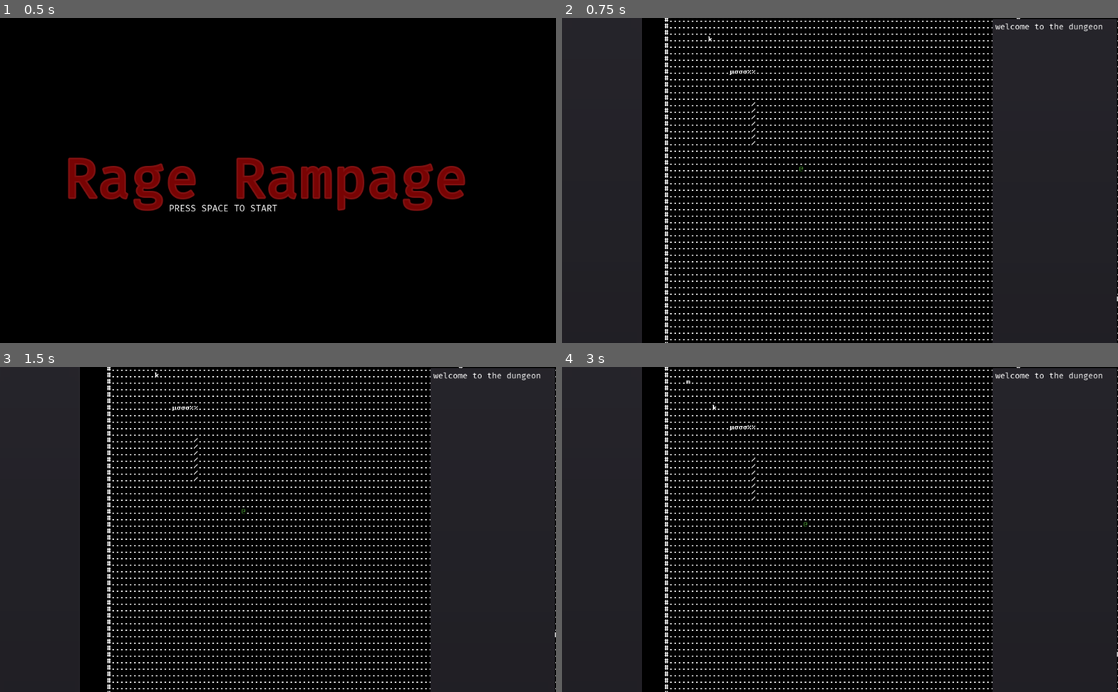
Above: before the commit, frames 1-4 (two rows, left to right).
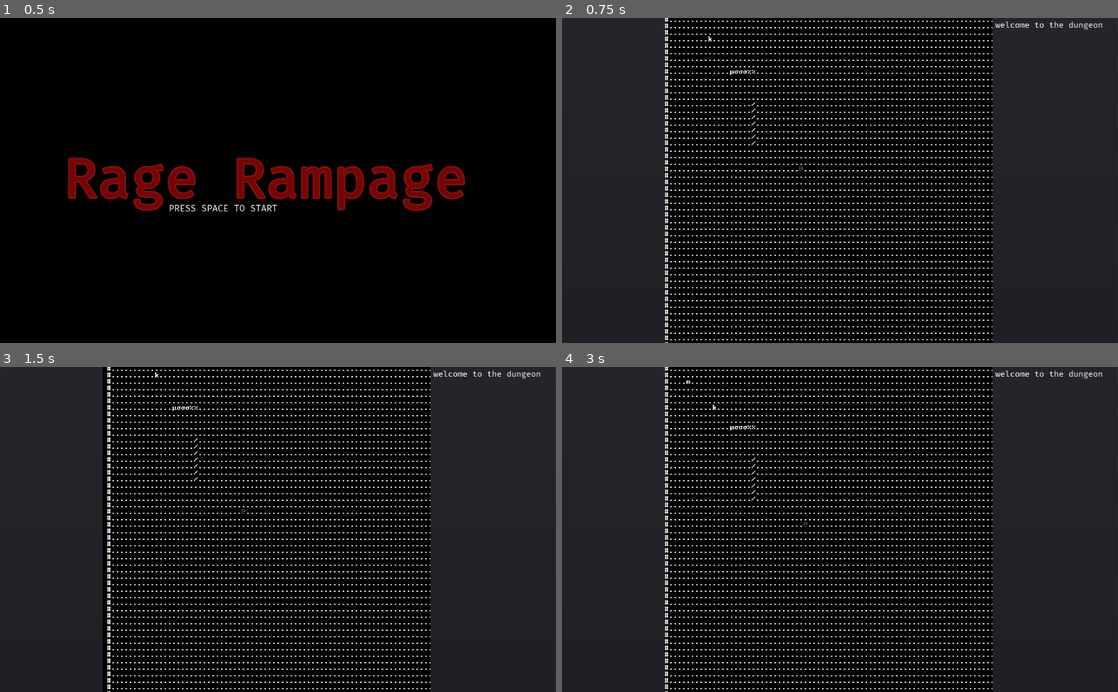
Above: after the commit, the same moments.

Repository: redxaxder/7DRL2022
Game: Godot game, scene res://scenes/root.tscn
Same seed, same stepped clock (60 frames per second), same inputs: the game is played once before the commit and once after it.
Inputs:
- Up to frame 1 (0.5 s): no input
- Up to frame 2 (0.75 s): tap Space (action) at 0.5 s; hold Right (right) from 0.53 s (still down); hold Space (action) from 0.53 s (still down)
- Up to frame 3 (1.5 s): release Right (right) at 1.28 s; release Space (action) at 1.28 s; hold Down (down) from 1.28 s (still down); tap . (pass) at 1.35 s
- Up to frame 4 (3 s): tap Enter at 2 s; release Down (down) at 2.03 s; hold Right (right) 2.03-2.78 s; hold Space (action) 2.03-2.78 s; hold Up (up) from 2.78 s (still down); tap . (pass) at 2.85 s

Frame 1 is identical in both runs. In frame 2, 4.5% of the frame differs, in the area x 14-100%, y 0-100%; in frame 3, 4.5%; in frame 4, 4.5%.

Commit message:
fix delayed rage bug

Diff:
--- a/lib/const.gd
+++ b/lib/const.gd
@@ -3,6 +3,7 @@
 #signals
 var END_PLAYER_TURN = "end_player_turn"
 var PLAYER_DIED = "player_died"
+var PLAYER_STATUS_CHANGED = "status_changed"
 var ENEMY_HIT = "enemy_hit"
 var DESCHEDULE = "deschedule"
 
--- a/scenes/root.tscn
+++ b/scenes/root.tscn
@@ -30,6 +30,9 @@
 custom_fonts/font = SubResource( 1 )
 custom_colors/font_color = Color( 0.470588, 0.0117647, 0.0117647, 1 )
 text = "Rage Rampage"
+__meta__ = {
+"_edit_use_anchors_": false
+}
 
 [node name="title2" type="Label" parent="splash/title"]
 anchor_left = 0.5
--- a/scenes/run.gd
+++ b/scenes/run.gd
@@ -26,6 +26,7 @@
 	terrain.load_random_map()
 	connect(constants.END_PLAYER_TURN, $Scheduler, "_end_player_turn")
 	pc.connect(constants.PLAYER_DIED, self, "_handle_death")
+	pc.connect(constants.PLAYER_STATUS_CHANGED, self, "update_status")
 	var pcpos = Vector2(30,30)
 	southpaw = randi() % 4 == 0
 	pc.position = SCREEN.dungeon_to_screen(pcpos.x,pcpos.y)
@@ -116,23 +117,27 @@
 		if acted:
 			tick += 1
 			pc.tick()
-			var status_text = ""
-			if pc.pickup != null || pc.weapon != null:
-				status_text += "holding:\n"
-				if pc.pickup != null && !southpaw:
-					status_text += "  {0}\n".format([pc.pickup.label])
-				if pc.weapon != null:
-					status_text += "  {0}\n".format([pc.weapon.label])
-				if pc.pickup != null && southpaw:
-					status_text += "  {0}\n".format([pc.pickup.label])
-			if pc.rage > 0:
-				status_text += "rage {0} [-{1}]\n".format([pc.rage, pc.rage_decay])
-				status_text += "fatigue {0}\n".format([pc.fatigue])
-			elif pc.fatigue > 0:
-				status_text += "recovery {0}\n".format([pc.recovery])
-				status_text += "fatigue {0}\n".format([pc.fatigue])
-			$hud/status_panel/status.text = status_text
+			update_status()
 			emit_signal(constants.END_PLAYER_TURN)
+
+func update_status():
+	var status_text = ""
+	if pc.pickup != null || pc.weapon != null:
+		status_text += "holding:\n"
+		if pc.pickup != null && !southpaw:
+			status_text += "  {0}\n".format([pc.pickup.label])
+		if pc.weapon != null:
+			status_text += "  {0}\n".format([pc.weapon.label])
+		if pc.pickup != null && southpaw:
+			status_text += "  {0}\n".format([pc.pickup.label])
+	if pc.rage > 0:
+		status_text += "rage {0} [-{1}]\n".format([pc.rage, pc.rage_decay])
+		status_text += "fatigue {0}\n".format([pc.fatigue])
+	elif pc.fatigue > 0:
+		status_text += "recovery {0}\n".format([pc.recovery])
+		status_text += "fatigue {0}\n".format([pc.fatigue])
+	$hud/status_panel/status.text = status_text
+
 
 func scale(v: Vector2, s: float) -> Vector2:
 	return Vector2(v.x * s, v.y*s)
--- a/scenes/run.tscn
+++ b/scenes/run.tscn
@@ -53,11 +53,11 @@
 anchor_left = 0.000739649
 anchor_top = 1.87174e-05
 anchor_right = 0.000739649
-anchor_bottom = 1.87174e-05
+anchor_bottom = 0.993
 margin_left = -3.7574
 margin_top = -3.01123
-margin_right = 148.243
-margin_bottom = 602.989
+margin_right = 190.494
+margin_bottom = 7.2002
 __meta__ = {
 "_edit_use_anchors_": false
 }
@@ -65,7 +65,7 @@
 [node name="status" type="Label" parent="hud/status_panel"]
 margin_left = 7.0
 margin_top = 7.0
-margin_right = 145.0
+margin_right = 187.251
 margin_bottom = 599.0
 size_flags_vertical = 1
 custom_fonts/font = SubResource( 1 )
@@ -82,15 +82,21 @@
 self_modulate = Color( 0.580392, 0.580392, 0.580392, 1 )
 anchor_left = 1.0
 anchor_right = 1.0
+anchor_bottom = 1.0
 margin_left = -233.0
-margin_bottom = 606.0
+margin_top = -3.0
+margin_right = 2.0
+margin_bottom = 3.0
 rect_clip_content = true
 script = ExtResource( 8 )
+__meta__ = {
+"_edit_use_anchors_": false
+}
 
 [node name="log" type="Label" parent="hud/CombatLog"]
 margin_left = 7.0
 margin_top = 7.0
-margin_right = 226.0
+margin_right = 228.0
 margin_bottom = 599.0
 grow_vertical = 0
 size_flags_vertical = 3
--- a/sprites/pc.gd
+++ b/sprites/pc.gd
@@ -3,6 +3,7 @@
 class_name PC
 
 signal player_died()
+signal status_changed()
 
 var rage: int = 0
 var rage_decay: int = 0
@@ -40,6 +41,8 @@
 		rage += rage_on_got_hit + starting_rage
 		fatigue += fatigue_on_got_hit
 		recovery = 0
+	rage_decay = 1 + fatigue / 40
+	emit_signal(constants.PLAYER_STATUS_CHANGED)
 
 func make_shards() -> Pickup:
 	var shards = pickup_scene.instance()
